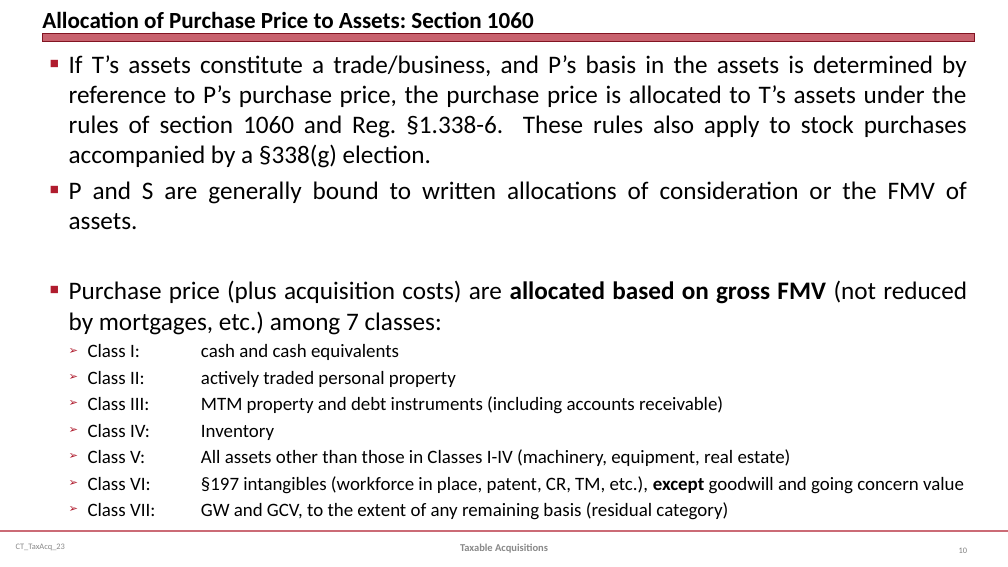
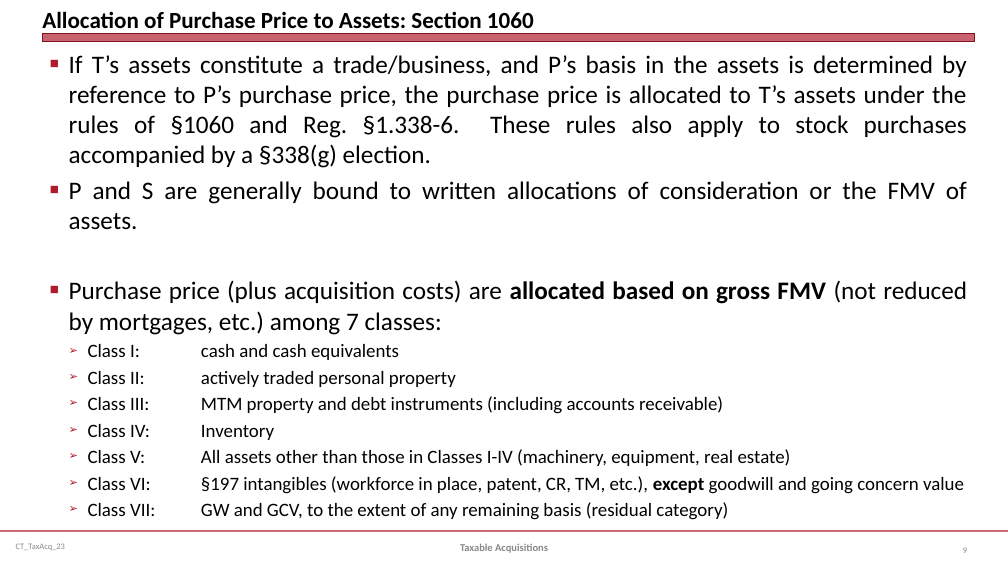
Before and after one commit to jmc877/Corporate-Tax, a slide deck: slide 9 of slides/CT_TaxAcq_23.pptx (slide 10 before the commit). Drawn at 1008x567 pixels with LibreOffice and Linux fonts; fonts in the diff are those of the drawing. Boxes give left, top, right and bottom in pixels: in the first picture for what was removed or moved away, otherwise in the second. Text is boxed around its words. In the diff, an @@ line names an element or a change of style, - is before the commit and + after.

```diff
--- a/slides/CT_TaxAcq_23.pptx
+++ b/slides/CT_TaxAcq_23.pptx
@@ text at (69, 55, 967, 168): text changed @@
-■ If T’s assets constitute a trade/business, and P’s basis in the assets is determined by reference to P’s purchase price, the purchase price is allocated to T’s assets under the rules of section 1060 and Reg. §1.338-6. These rules also apply to stock purchases accompanied by a §338(g) election.
+■ If T’s assets constitute a trade/business, and P’s basis in the assets is determined by reference to P’s purchase price, the purchase price is allocated to T’s assets under the rules of §1060 and Reg. §1.338-6. These rules also apply to stock purchases accompanied by a §338(g) election.
@@ page number at (963, 548, 967, 553): text changed @@
-10
+9
```
Also in this commit, not shown: 1 other slide changed, 1 slide removed, 4 other files.
